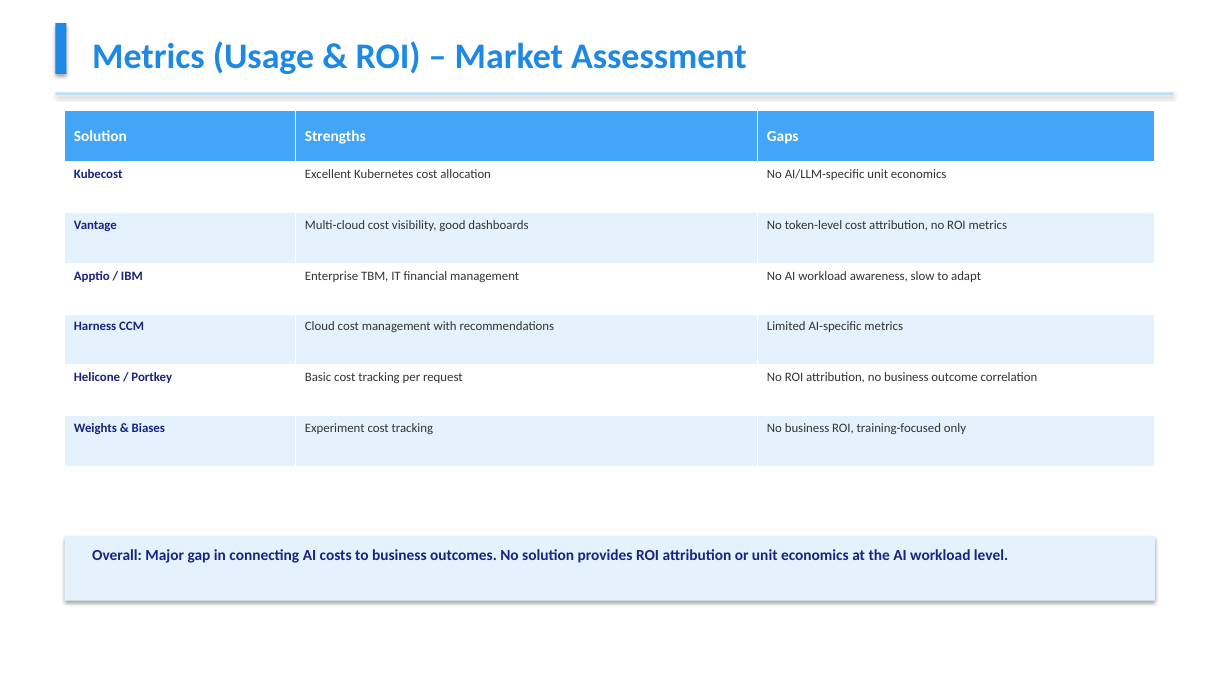
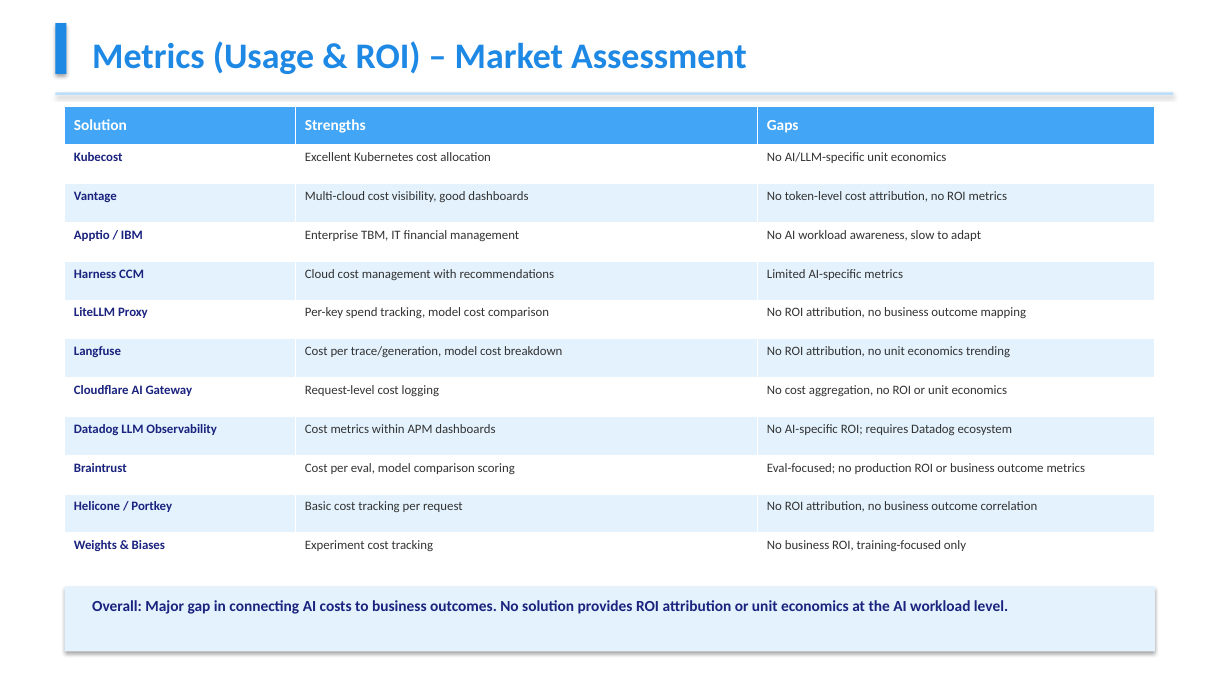
Before and after one commit to Cognition-Partner-Workshops-mirror/app_timesheet, a slide deck: slide 9 of AI_FinOps_Market_Landscape.pptx. Drawn at 1232x693 pixels with LibreOffice and Linux fonts; fonts in the diff are those of the drawing. Boxes give left, top, right and bottom in pixels: in the first picture for what was removed or moved away, otherwise in the second. Text is boxed around its words. In the diff, an @@ line names an element or a change of style, - is before the commit and + after.

```diff
--- a/AI_FinOps_Market_Landscape.pptx
+++ b/AI_FinOps_Market_Landscape.pptx
@@ table at <box>65,106,1155,572</box> @@
+row 6: LiteLLM Proxy | Per-key spend tracking, model cost comparison | No ROI attribution, no business outcome mapping
+row 7: Langfuse | Cost per trace/generation, model cost breakdown | No ROI attribution, no unit economics trending
+row 8: Cloudflare AI Gateway | Request-level cost logging | No cost aggregation, no ROI or unit economics
+row 9: Datadog LLM Observability | Cost metrics within APM dashboards | No AI-specific ROI; requires Datadog ecosystem
+row 10: Braintrust | Cost per eval, model comparison scoring | Eval-focused; no production ROI or business outcome metrics
@@ table: place and size @@
-table at <box>65,111,1155,467</box>
+table at <box>65,106,1155,572</box>
@@ rectangle: place and size @@
-rectangle at <box>65,536,1155,601</box>
+rectangle at <box>65,587,1155,652</box>
@@ text "Overall: Major gap in connecting ...": place and size @@
-text "Overall: Major gap in connecting ..." at <box>92,549,1008,563</box>
+text "Overall: Major gap in connecting ..." at <box>92,600,1008,614</box>
```
Also in this commit, not shown: 4 other slides changed, 1 other file.
